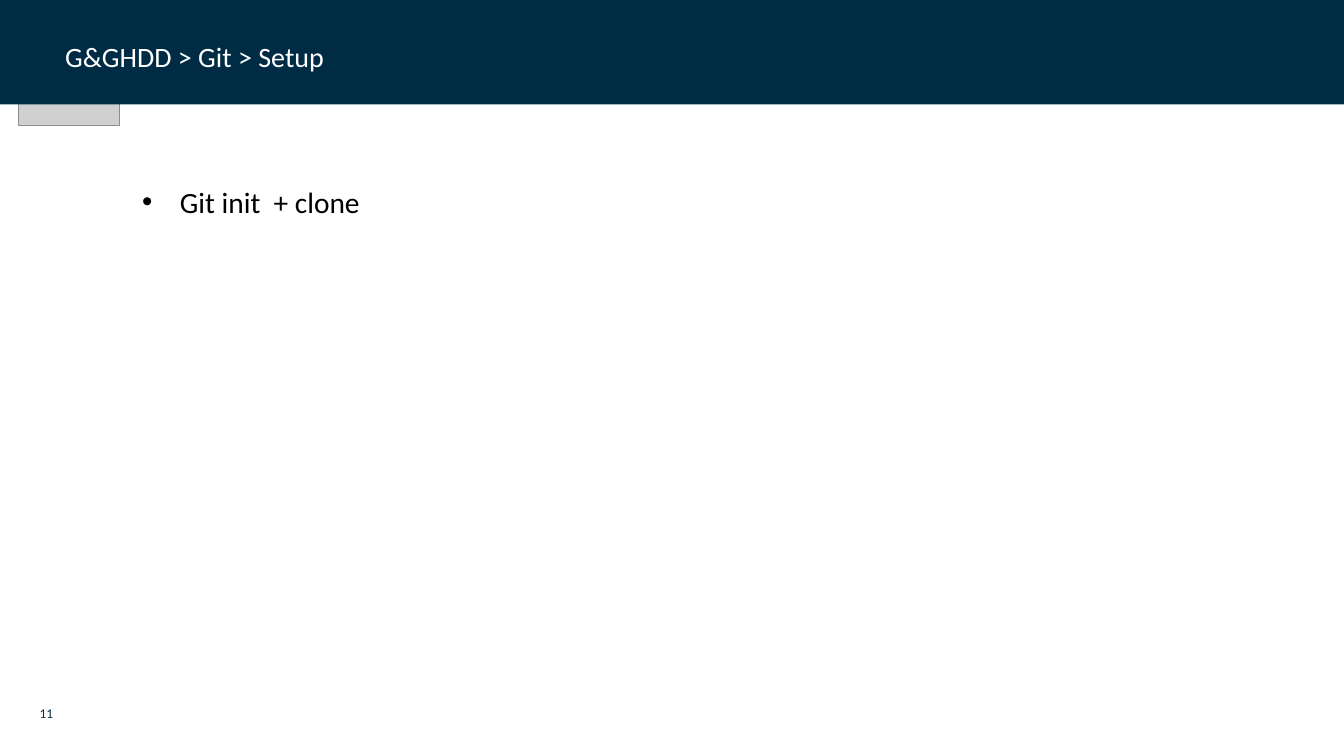
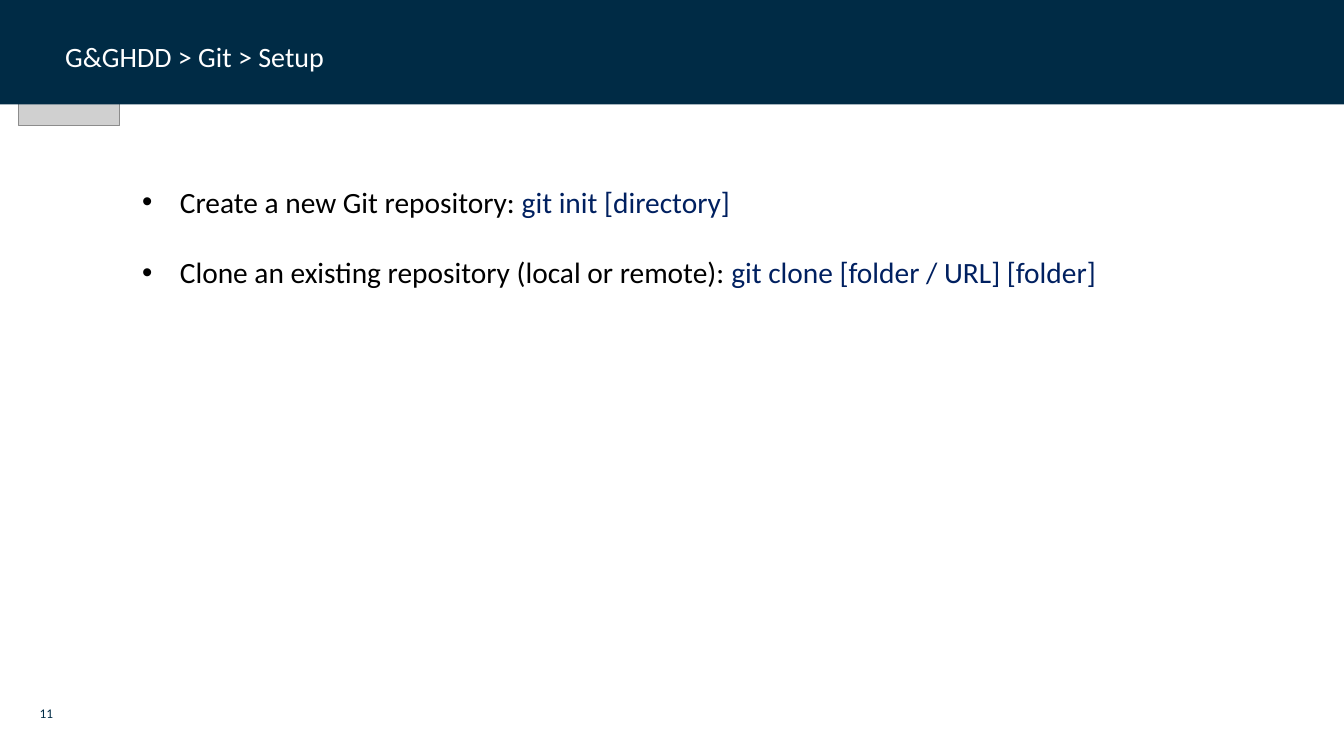
Before and after one commit to dfds/dojo, a slide deck: slide 11 of workshops/git-github-deep-dive/git_github_deep_dive.pptx. Drawn at 1344x756 pixels with LibreOffice and Linux fonts; fonts in the diff are those of the drawing; grey boxes stand for pictures; background and template pictures are left out. Boxes give left, top, right and bottom in pixels: in the first picture for what was removed or moved away, otherwise in the second. Text is boxed around its words. In the diff, an @@ line names an element or a change of style, - is before the commit and + after.

```diff
--- a/workshops/git-github-deep-dive/git_github_deep_dive.pptx
+++ b/workshops/git-github-deep-dive/git_github_deep_dive.pptx
@@ text at [180, 191, 1096, 288]: text changed @@
-• Git init + clone
+• Create a new Git repository: git init [directory]
+• Clone an existing repository (local or remote): git clone [folder / URL] [folder]
```
Also in this commit, not shown: 1 other slide changed, 24 other files.
